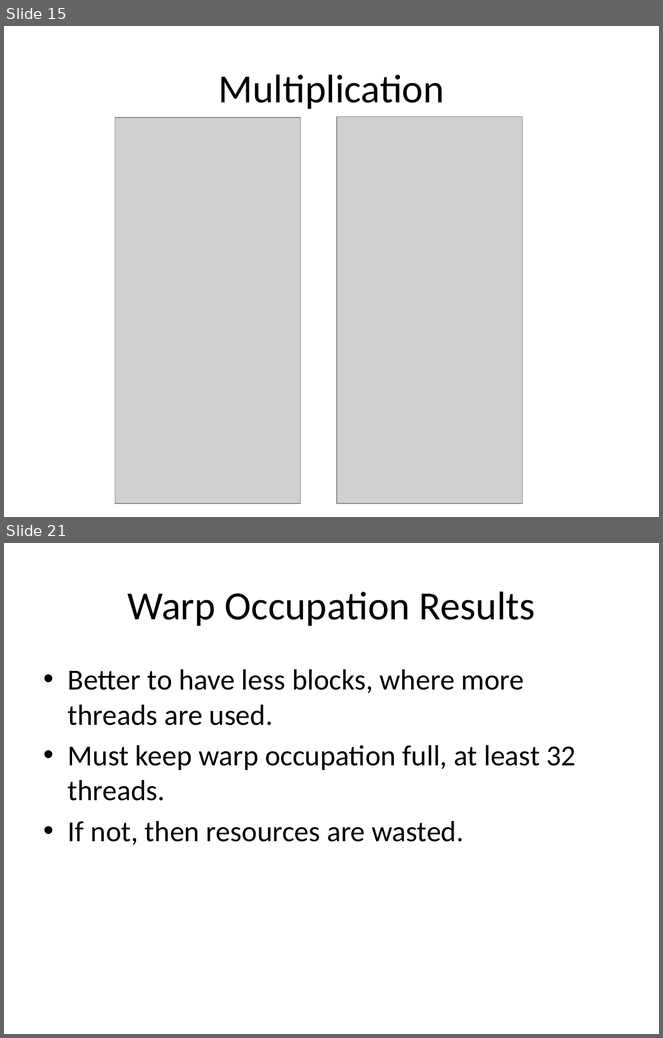
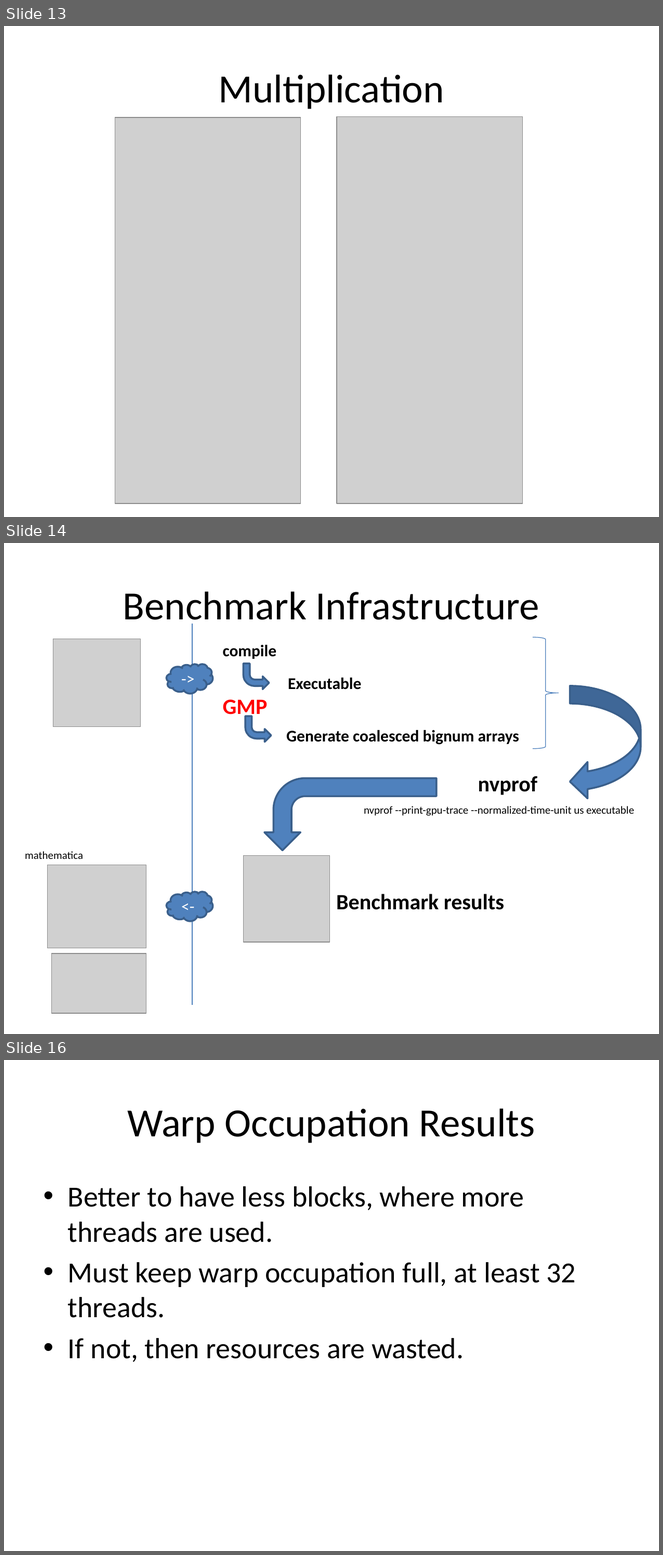
Before and after one commit to sahandKashani/CUDA-multiprecision-arithmetic-code-generator, a slide deck: report/Presentation.pptx. Shown one above the other, each under a label of ours: slides 15 and 21 before the commit, slides 13, 14 and 16 after it; the slides between them are not shown. The pictures are 663x1038 and 663x1555 pixels, drawn with LibreOffice and Linux fonts; fonts in the diff are those of the drawing; grey boxes stand for pictures. Boxes give left, top, right and bottom in pixels: in the first picture for what was removed or moved away, otherwise in the second. Text is boxed around its words. In the diff, an @@ line names an element or a change of style, - is before the commit and + after.

```diff
--- a/report/Presentation.pptx
+++ b/report/Presentation.pptx
@@ slide 14 added at (4,543,659,1034), background #FFFFFF @@
@@ title added at (123,591,540,629), 44 pt, text #000000 @@
+Benchmark Infrastructure
@@ line added from (192, 624) to (192, 1006), #4B7EBC 0.75 pt @@
@@ picture added at (53,639,141,727) @@
@@ text added at (223,645,277,659), 18 pt, text #000000, bold @@
+compile
@@ right brace added at (533,637,558,749), outline #4B7EBC 0.75 pt @@
@@ cloud added at (166,664,213,694), fill #4F81BD, outline #3A5F8C 2 pt, 18 pt, text #FFFFFF @@
+->
@@ bent arrow added at (243,664,269,689), fill #4F81BD, outline #3A5F8C 2 pt @@
@@ text added at (288,678,362,690), 18 pt, text #000000, bold @@
+Executable
@@ curved left arrow added at (570,686,641,800), fill #4F81BD, outline #3A5F8C 2 pt @@
@@ text added at (223,700,268,720), 24 pt, text #FF0000, bold @@
+GMP
@@ bent arrow added at (245,716,271,742), fill #4F81BD, outline #3A5F8C 2 pt @@
@@ text added at (286,730,519,745), 18 pt, text #000000, bold @@
+Generate coalesced bignum arrays
@@ text added at (478,776,538,795), 24 pt, text #000000, bold @@
+nvprof
@@ bent arrow added at (265,779,437,851), fill #4F81BD, outline #3A5F8C 2 pt @@
@@ text added at (364,806,634,816), 12 pt, text #000000 @@
+nvprof --print-gpu-trace --normalized-time-unit us executable
@@ text added at (25,851,83,859), 12 pt, text #000000 @@
+mathematica
@@ picture added at (47,865,145,949) @@
@@ picture added at (243,856,330,942) @@
@@ cloud added at (166,891,213,921), fill #4F81BD, outline #3A5F8C 2 pt, 18 pt, text #FFFFFF @@
+<-
@@ text added at (336,894,504,910), 24 pt, text #000000, bold @@
+Benchmark results
@@ picture added at (52,954,146,1014) @@
@@ what was slide 15 is now slide 13 @@
@@ what was slide 21 is now slide 16 @@
```
Also in this commit, not shown: 2 slides changed, 2 other slides added, 7 slides removed, 1 other file.
